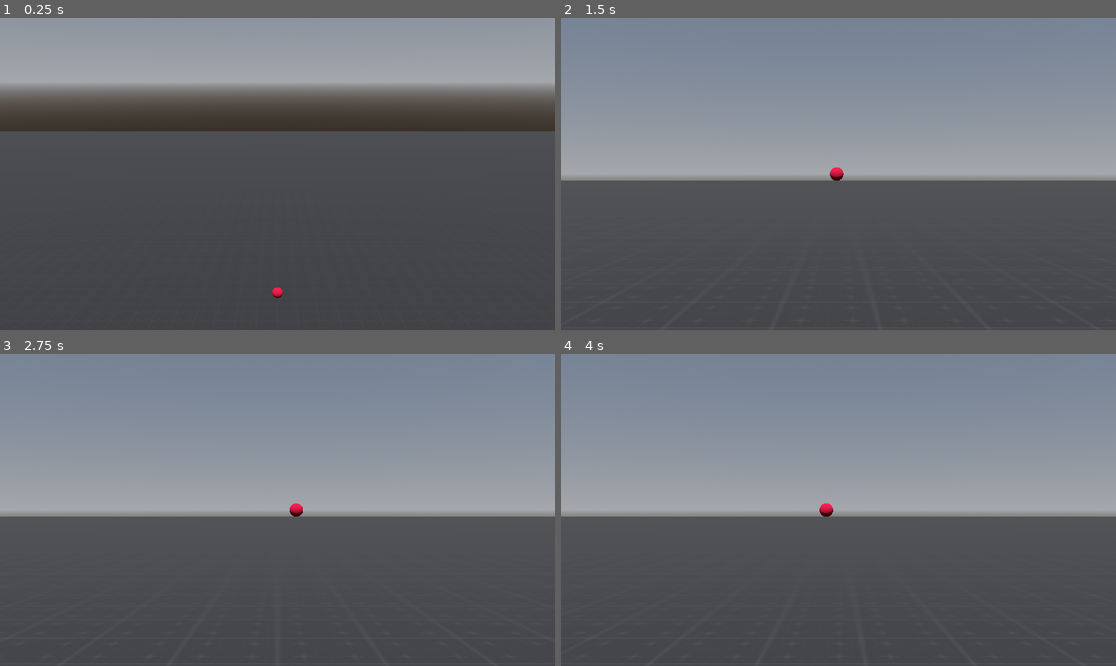
Above: before the commit, frames 1-4 (two rows, left to right).
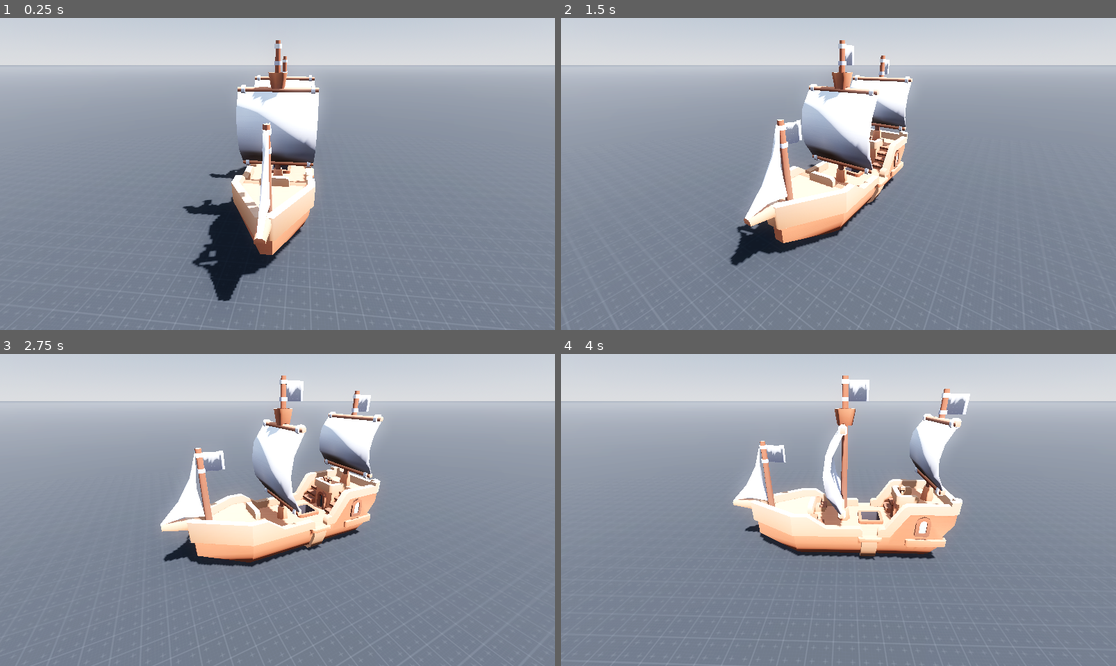
Above: after the commit, the same moments.

Repository: Tim-Meyran/WebGame
Game: Godot game, scene res://Main.tscn
Same seed, same stepped clock (60 frames per second), same inputs: the game is played once before the commit and once after it.
Inputs (mouse positions are in pixels of both pictures, inside the frame that each line leads up to):
- Up to frame 1 (0.25 s): no input
- Up to frame 2 (1.5 s): move the mouse to (960, 158) at 0.52 s; hold D 0.53-1.28 s; hold Shift 0.53-1.28 s; click (960, 158) at 0.67 s; move the mouse to (727, 189) at 1.27 s; hold A from 1.28 s (still down); tap Shift at 1.35 s
- Up to frame 3 (2.75 s): move the mouse to (333, 441) at 2.02 s; release A at 2.03 s; hold D from 2.03 s (still down); hold Shift from 2.03 s (still down)
- Up to frame 4 (4 s): move the mouse to (810, 572) at 2.77 s; release D at 2.78 s; release Shift at 2.78 s; hold W 2.78-3.53 s; tap Shift at 2.85 s; click (810, 572) at 2.92 s; move the mouse to (1005, 556) at 3.52 s; hold A from 3.53 s (still down); hold Shift from 3.53 s (still down)

The runs differ from the first frame. In frame 1, 97% of the frame differs, in the area x 0-100%, y 0-100%; in frame 2, 81%; in frame 3, 82%; in frame 4, 81%.

Commit message:
pirate ship

Diff:
--- a/Main.tscn
+++ b/Main.tscn
@@ -1,13 +1,27 @@
-[gd_scene load_steps=3 format=3 uid="uid://bgkgfr60fccil"]
+[gd_scene load_steps=5 format=3 uid="uid://bgkgfr60fccil"]
 
-[ext_resource type="PackedScene" uid="uid://c3ar7yuh2f3gh" path="res://scenes/camera/debug_camera.tscn" id="1_vgann"]
 [ext_resource type="PackedScene" uid="uid://dk17005eayofj" path="res://scenes/floor/floor.tscn" id="2_iyapn"]
+[ext_resource type="PackedScene" uid="uid://boi4caq6r33hb" path="res://scenes/models/ship-large.glb" id="2_kxmpi"]
+[ext_resource type="Script" path="res://camera_animation.gd" id="3_hdxcd"]
+[ext_resource type="Environment" uid="uid://cfkrehqdxj313" path="res://scenes/camera/Environment.tres" id="4_umpv8"]
 
 [node name="Main" type="Node3D"]
-
-[node name="DebugCamera" parent="." instance=ExtResource("1_vgann")]
 
 [node name="Floor" parent="." instance=ExtResource("2_iyapn")]
 
 [node name="DirectionalLight3D" type="DirectionalLight3D" parent="."]
-transform = Transform3D(1, 0, 0, 0, 0.5, 0.866025, 0, -0.866025, 0.5, 0, 16, 8)
+transform = Transform3D(-0.257217, -0.836887, 0.483177, 0, 0.5, 0.866025, -0.966354, 0.222757, -0.128609, 19.5433, 16, 8)
+shadow_enabled = true
+
+[node name="ship-large2" parent="." instance=ExtResource("2_kxmpi")]
+transform = Transform3D(1, 0, 0, 0, 1, 0, 0, 0, 1, 0, -0.699889, 0)
+
+[node name="Node3D" type="Node3D" parent="."]
+transform = Transform3D(1, 0, 0, 0, 1, 0, 0, 0, 1, 0, 3.21205, 0)
+script = ExtResource("3_hdxcd")
+
+[node name="Camera3D" type="Camera3D" parent="Node3D"]
+transform = Transform3D(1, 0, 0, 0, 0.897528, 0.440958, 0, -0.440958, 0.897528, 0, 4.96147, 12.6278)
+environment = ExtResource("4_umpv8")
+current = true
+fov = 70.0
--- /dev/null
+++ b/camera_animation.gd
@@ -0,0 +1,12 @@
+extends Node3D
+
+
+# Called when the node enters the scene tree for the first time.
+func _ready() -> void:
+	pass # Replace with function body.
+
+
+# Called every frame. 'delta' is the elapsed time since the previous frame.
+func _process(delta: float) -> void:
+	rotate_y(0.4*delta)
+	pass
--- a/scenes/camera/Environment.tres
+++ b/scenes/camera/Environment.tres
@@ -10,4 +10,10 @@
 sky = SubResource("Sky_efaxn")
 ambient_light_source = 3
 ambient_light_color = Color(0.367501, 0.865825, 1, 1)
-sdfgi_enabled = true
+tonemap_mode = 3
+glow_enabled = true
+glow_intensity = 0.92
+glow_bloom = 0.17
+fog_enabled = true
+fog_light_energy = 0.62
+fog_density = 0.001
--- a/scenes/floor/floor.tscn
+++ b/scenes/floor/floor.tscn
@@ -8,5 +8,5 @@
 transform = Transform3D(1, 0, 0, 0, 1, 0, 0, 0, 1, 0, -0.922049, 0)
 
 [node name="CSGBox3D" type="CSGBox3D" parent="CSGCombiner3D"]
-size = Vector3(200, 1, 200)
+size = Vector3(10000, 1, 10000)
 material = ExtResource("1_hq45c")
Not shown, changed: export_presets.cfg
Binary file added: scenes/models/Textures/colormap.png
Not shown, added: scenes/models/Textures/colormap.png.import
Binary file added: scenes/models/ship-large.glb
Not shown, added: scenes/models/ship-large.glb.import
Not shown, changed: .gitignore
Not shown, changed: README.md
